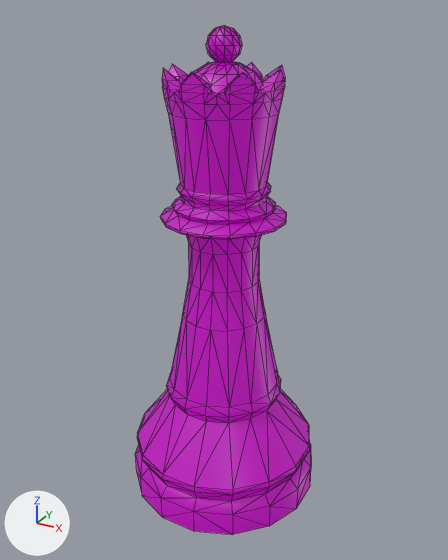
Two versions of the glTF model assets/toy/item-4-11.glb, one commit apart.
Before and after are seen from a camera (50 mm lens) standing at (0.136, -0.246, 0.239) and looking at (0.0, 0.0, 0.116). Every picture has the same lights, and +X, +Y and +Z are marked at lower left. The picture after the commit comes second. Mesh edges are drawn as thin lines.

The first picture shows 'BlackQueen'.
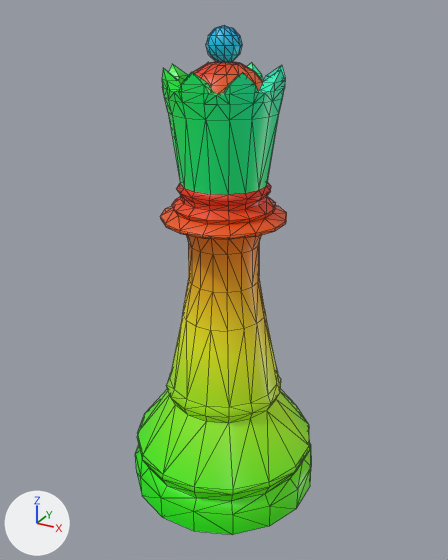
Patch to the scene script:
```diff
--- a/assets/toy/item-4-11.glb.py
+++ b/assets/toy/item-4-11.glb.py
@@ img_image_0 @@
+img_image_0 = load_image('Image_0', '_unpacked/Image_0', 64, 64, 'sRGB')
@@ img_image_1 @@
+img_image_1 = load_image('Image_1', '_unpacked/Image_1', 64, 64, 'sRGB')
@@ mat_piece_4_11 @@
 mat_piece_4_11 = bpy.data.materials.new('piece-4-11')
-# nodes: BsdfPrincipled, OutputMaterial
-# colours: purple #940094, purple #7d007d
+# nodes: BsdfPrincipled, Mix, OutputMaterial, TexImage x2
+# colours: white #f3f3f3
+# uses the picture img_image_0
+# uses the picture img_image_1
```

Changed parts and their boxes [x1, y1, x2, y2] in the pictures (448 x 560 px):
'BlackQueen', surface changed (purple to green)
    both: [135, 26, 311, 535]
